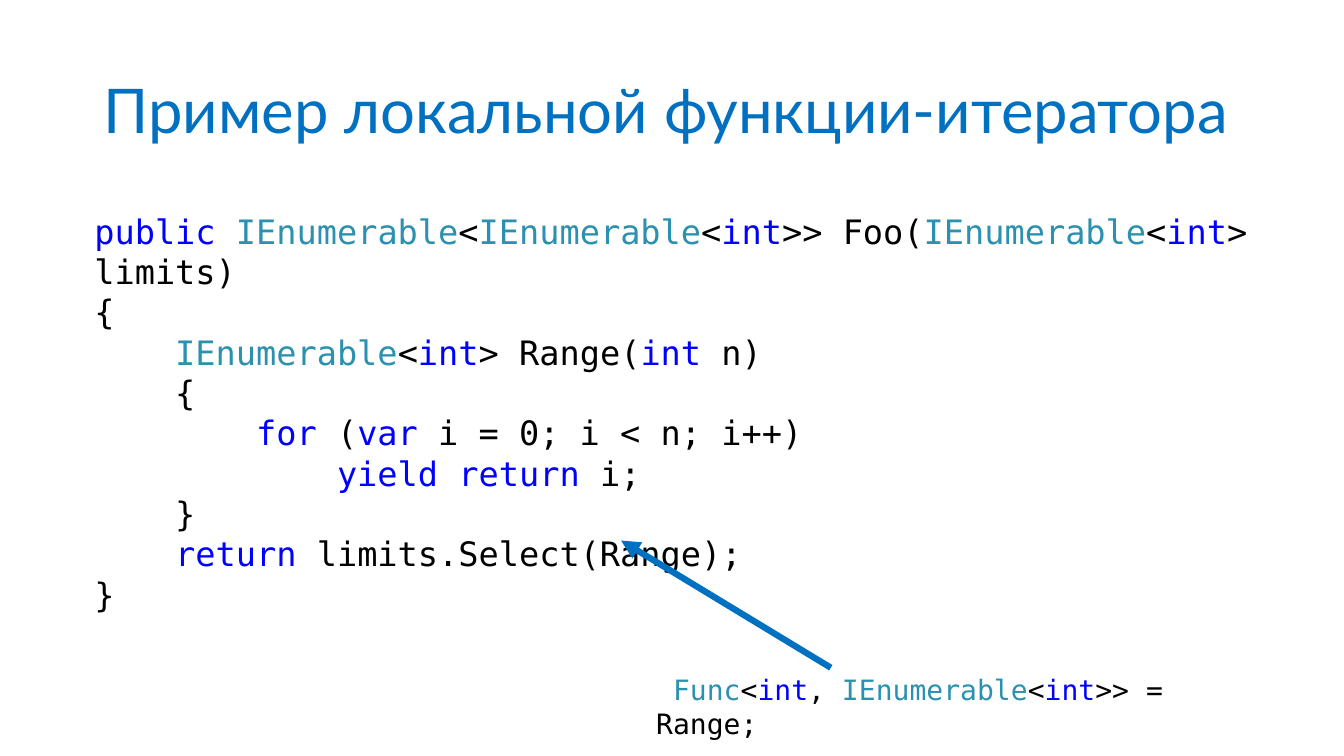
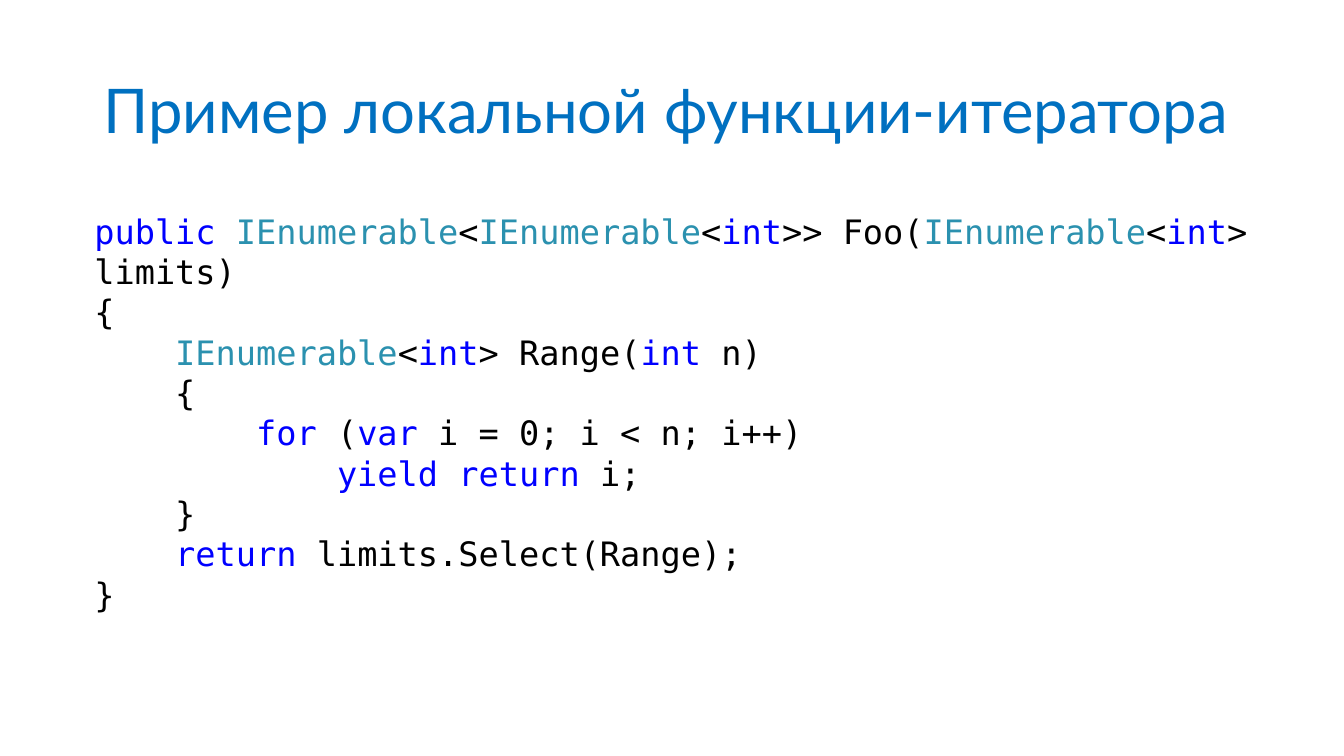
Before and after one commit to anaym/FC-CS7, a slide deck: slide 13 of CS7.pptx (slide 14 before the commit). Drawn at 1344x756 pixels with LibreOffice and Linux fonts; fonts in the diff are those of the drawing. Boxes give left, top, right and bottom in pixels: in the first picture for what was removed or moved away, otherwise in the second. Text is boxed around its words. In the diff, an @@ line names an element or a change of style, - is before the commit and + after.

```diff
--- a/CS7.pptx
+++ b/CS7.pptx
@@ arrow removed from (831, 667) to (621, 540) @@
@@ text removed at [656,678,1129,740] @@
-Func<int, IEnumerable<int>> = Range;
```
Also in this commit, not shown: 7 other slides changed, 1 slide added, 2 slides removed, 11 other files.
